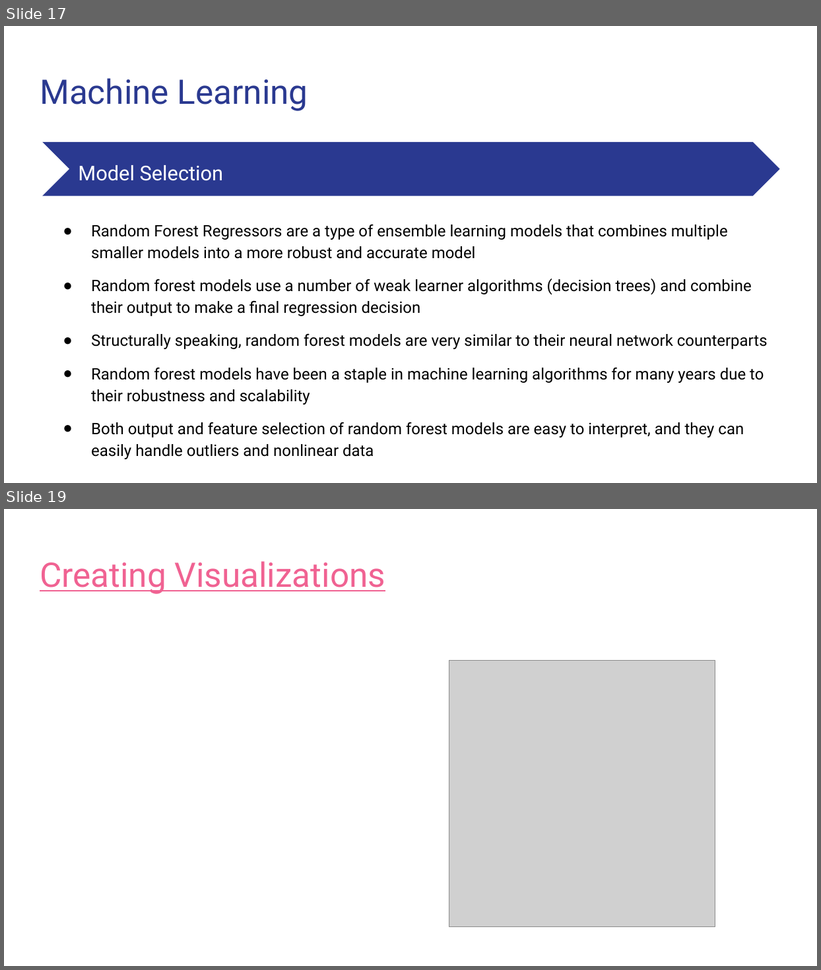
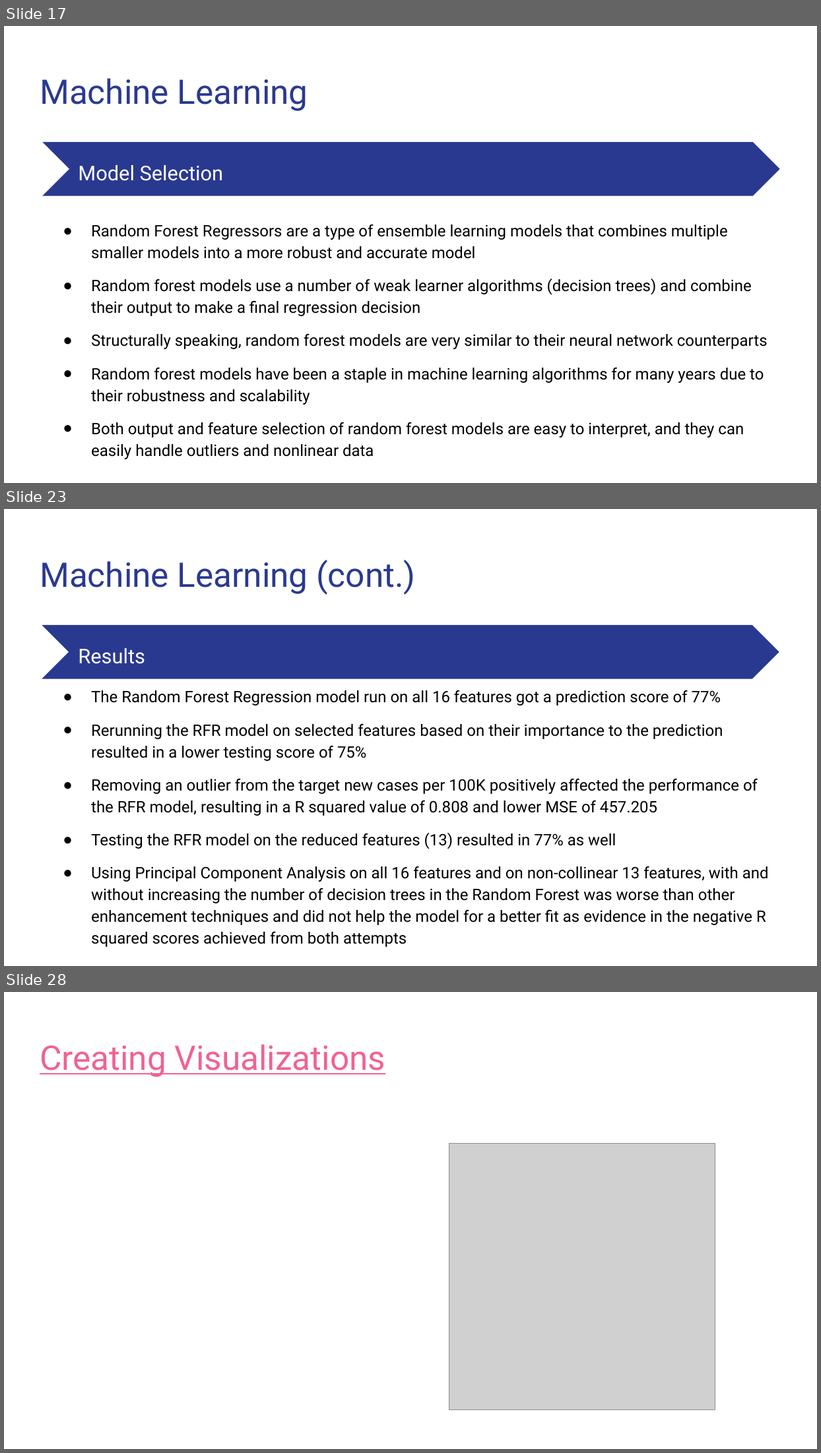
Before and after one commit to Magzzie/COVID-19_Analysis, a slide deck: COVID-19 Analysis.pptx. Shown one above the other, each under a label of ours: slides 17 and 19 before the commit, slides 17, 23 and 28 after it; the slides between them are not shown. The pictures are 821x970 and 821x1453 pixels, drawn with LibreOffice and Linux fonts; fonts in the diff are those of the drawing; grey boxes stand for pictures. Boxes give left, top, right and bottom in pixels: in the first picture for what was removed or moved away, otherwise in the second. Text is boxed around its words. In the diff, an @@ line names an element or a change of style, - is before the commit and + after.

```diff
--- a/COVID-19 Analysis.pptx
+++ b/COVID-19 Analysis.pptx
@@ slide 23 added at (4, 509, 817, 966), background #FFFFFF @@
@@ title added at (40, 560, 415, 595), 30 pt, text #2A3990 @@
+Machine Learning (cont.)
@@ chevron added at (42, 625, 780, 679), fill #2A3990 @@
@@ text added at (78, 648, 145, 664), 18 pt, text #FFFFFF @@
+Results
@@ text added at (91, 690, 769, 947), 14 pt, text #000000 @@
+● The Random Forest Regression model run on all 16 features got a prediction score of 77%
+● Rerunning the RFR model on selected features based on their importance to the prediction resulted in a lower testing score of 75%
+● Removing an outlier from the target new cases per 100K positively affected the performance of the RFR model, resulting in a R squared value of 0.808 and lower MSE of 457.205
+● Testing the RFR model on the reduced features (13) resulted in 77% as well
+● Using Principal Component Analysis on all 16 features and on non-collinear 13 features, with and without increasing the number of decision trees in the Random Forest was worse than other enhancement techniques and did not help the model for a better fit as evidence in the negative R squared scores achieved from both attempts
@@ what was slide 19 is now slide 28 @@
```
Also in this commit, not shown: 3 slides changed, 11 other slides added, 2 slides removed.
